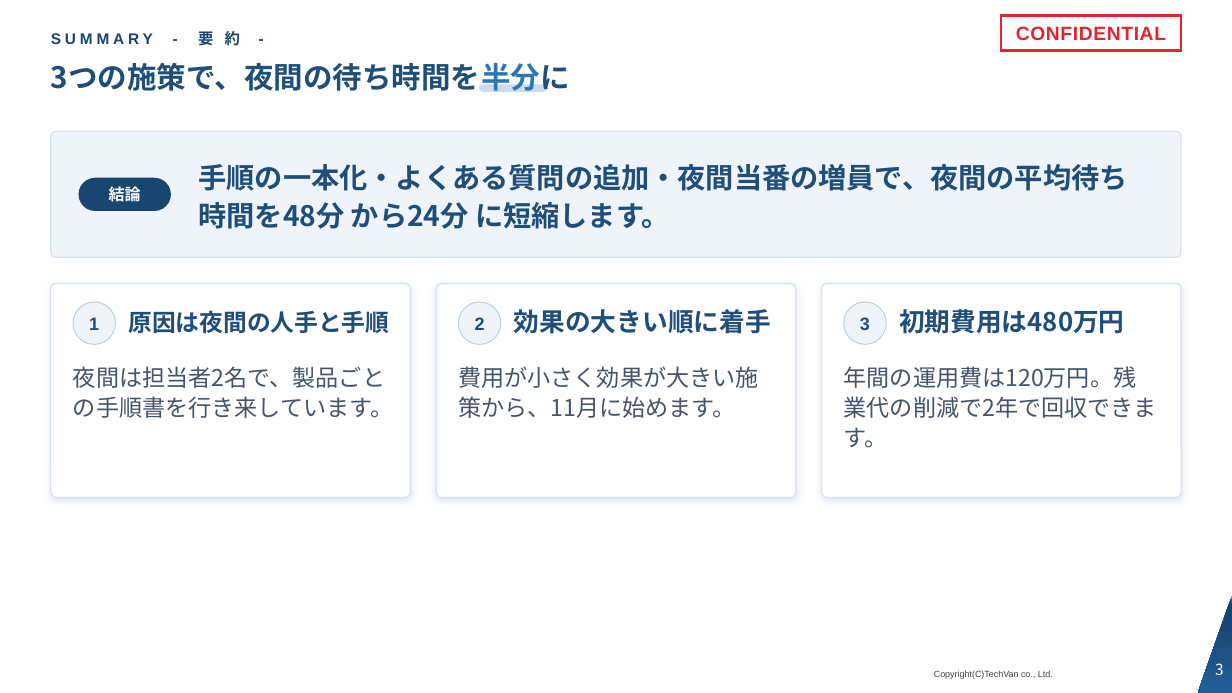
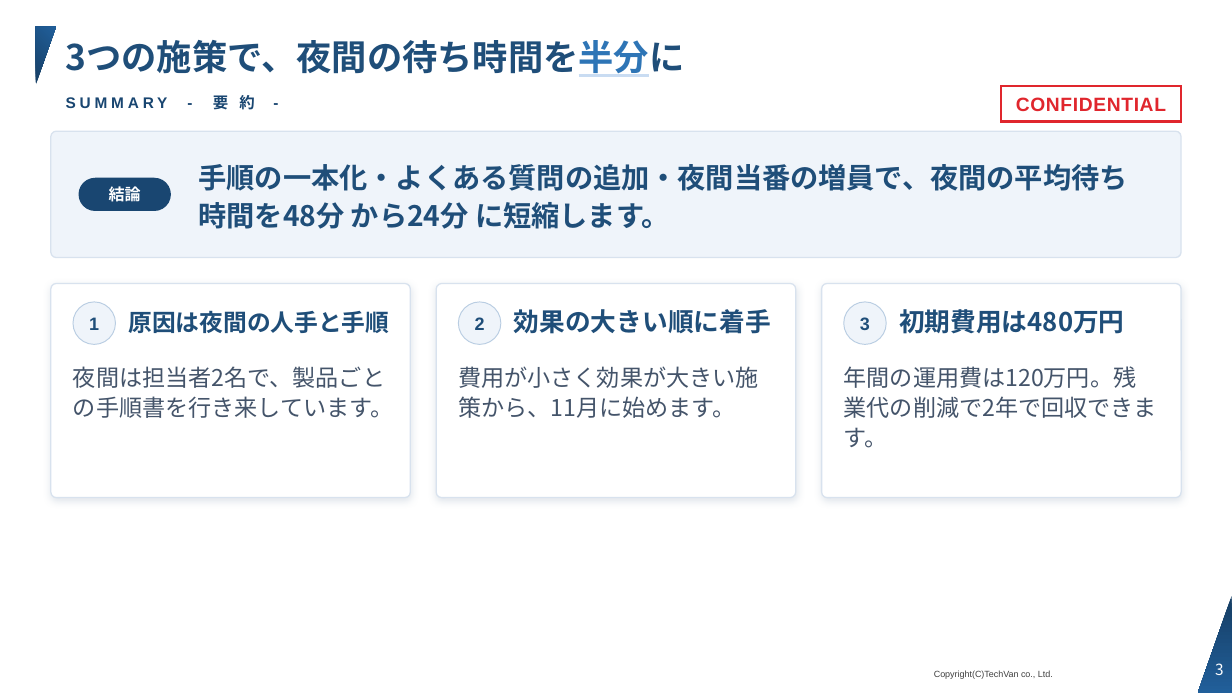
Before and after one commit to Kishi-Satoshi/slide-techvan-dist, a slide deck: slide 3 of plugins/slide-techvan/skills/slide-techvan/examples/catalog-techvan.pptx. Drawn at 1232x693 pixels with LibreOffice and Linux fonts; fonts in the diff are those of the drawing; background and template pictures are left out. Boxes give left, top, right and bottom in pixels: in the first picture for what was removed or moved away, otherwise in the second. Text is boxed around its words. In the diff, an @@ line names an element or a change of style, - is before the commit and + after.

```diff
--- a/plugins/slide-techvan/skills/slide-techvan/examples/catalog-techvan.pptx
+++ b/plugins/slide-techvan/skills/slide-techvan/examples/catalog-techvan.pptx
@@ right triangle added at <box>36,27,56,85</box>, fill gradient #163E64 to #215F9A @@
@@ title "3つの施策で、夜間の待ち時間を半分に": place and size @@
-title "3つの施策で、夜間の待ち時間を半分に" at <box>51,63,570,92</box>
+title "3つの施策で、夜間の待ち時間を半分に" at <box>66,40,685,77</box>
@@ title "3つの施策で、夜間の待ち時間を半分に" at <box>66,40,685,77</box>: size 23 to 27.5 pt; underline on in "3つの施策で、夜間の待ち時間を半分に" @@
@@ rounded rectangle removed at <box>480,84,547,91</box> @@
@@ rectangle "CONFIDENTIAL": place and size @@
-rectangle "CONFIDENTIAL" at <box>1001,16,1181,51</box>
+rectangle "CONFIDENTIAL" at <box>1001,86,1181,121</box>
@@ text "SUMMARY - 要 約 -": place and size @@
-text "SUMMARY - 要 約 -" at <box>51,29,240,49</box>
+text "SUMMARY - 要 約 -" at <box>66,93,254,113</box>
```
Also in this commit, not shown: 21 other slides changed, 24 other files.
